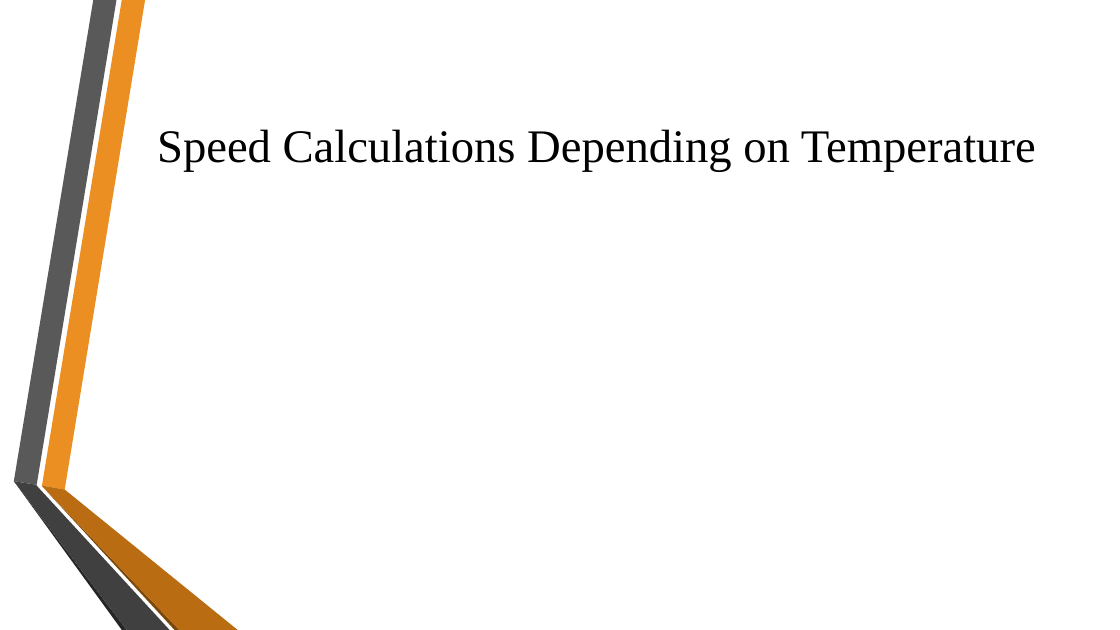
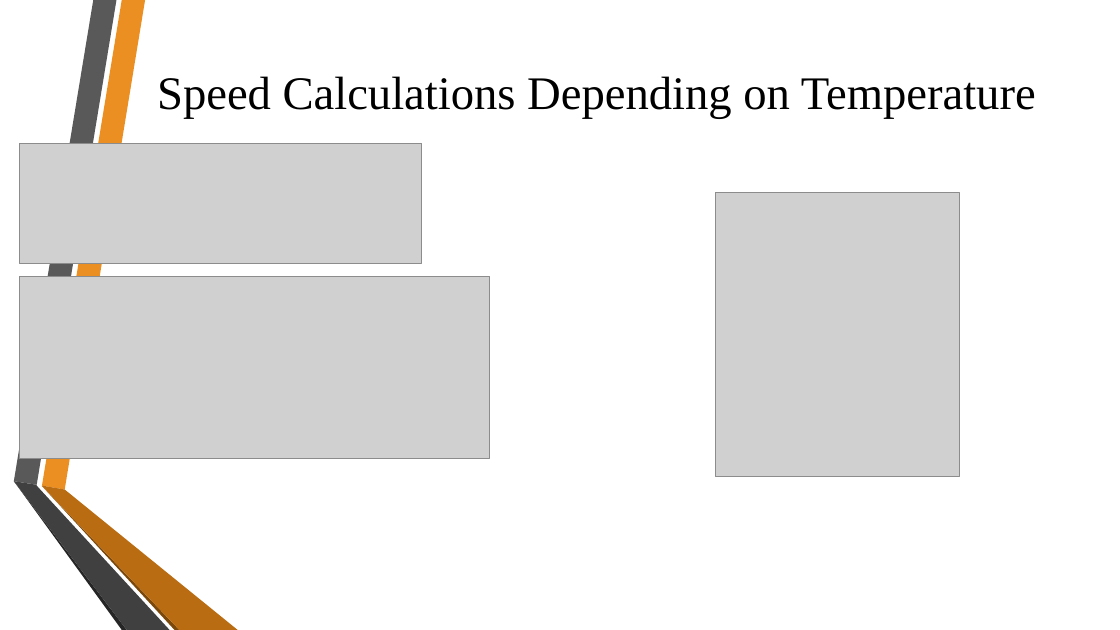
Before and after one commit to KSmall23/PROJ324_SK, a slide deck: slide 8 of ULTRASOUND DISTANCE DETECTION.pptx. Drawn at 1120x630 pixels with LibreOffice and Linux fonts; fonts in the diff are those of the drawing; grey boxes stand for pictures; background and template pictures are left out. Boxes give left, top, right and bottom in pixels: in the first picture for what was removed or moved away, otherwise in the second. Text is boxed around its words. In the diff, an @@ line names an element or a change of style, - is before the commit and + after.

```diff
--- a/ULTRASOUND DISTANCE DETECTION.pptx
+++ b/ULTRASOUND DISTANCE DETECTION.pptx
@@ title "Speed Calculations Depending on Temperature": place and size @@
-title "Speed Calculations Depending on Temperature" at <box>157,129,1036,172</box>
+title "Speed Calculations Depending on Temperature" at <box>157,76,1036,119</box>
@@ picture added at <box>19,143,423,263</box> @@
@@ picture added at <box>715,192,960,476</box> @@
@@ picture added at <box>19,276,490,459</box> @@
```
Also in this commit, not shown: 7 other slides changed.
